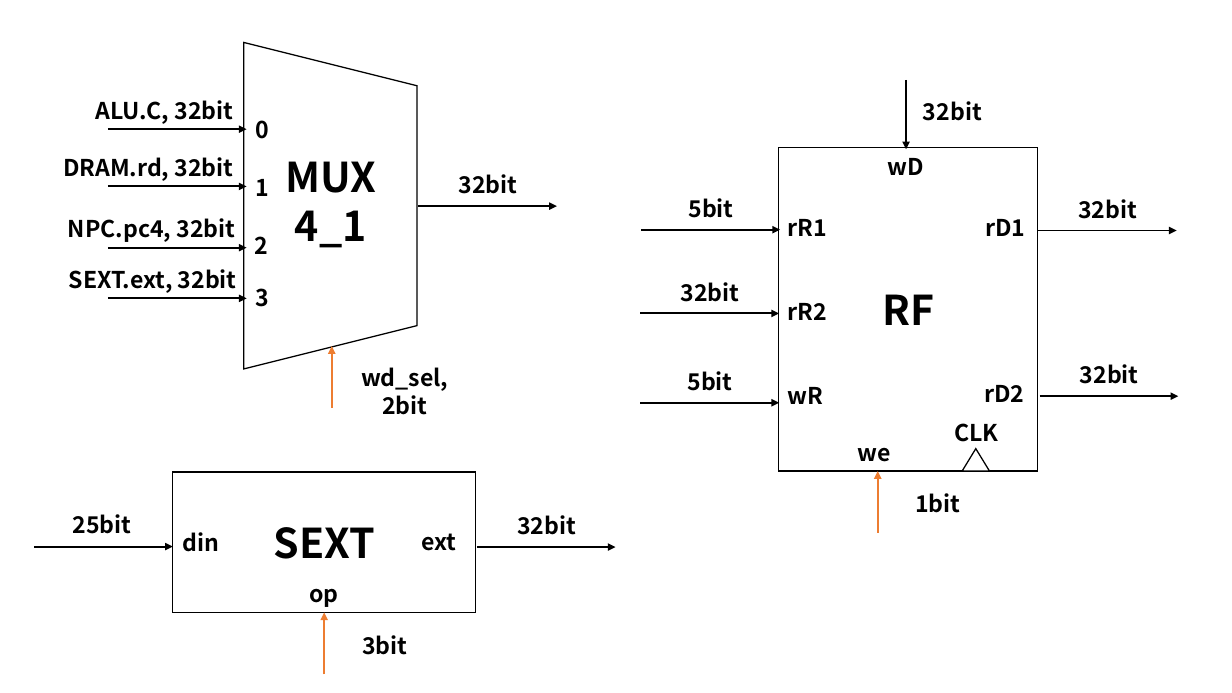
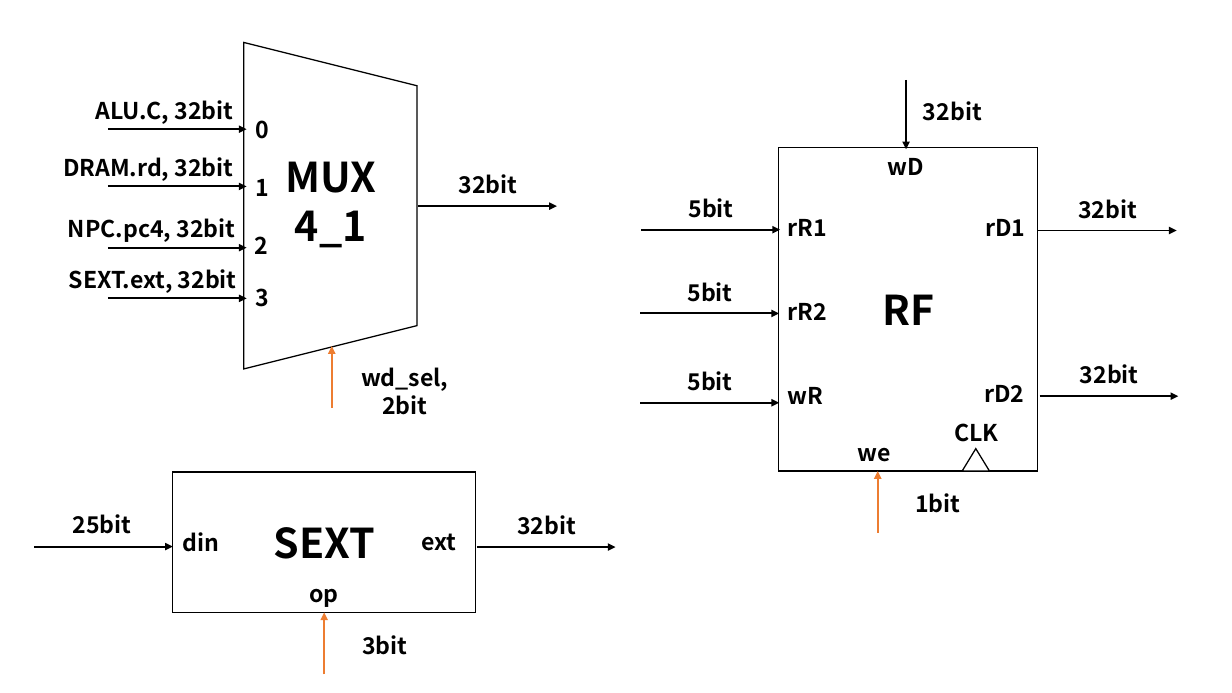
Before and after one commit to xuanhao44/HITSZ-miniRVCPU, a slide deck: slide 2 of _srcs/单周期cpu图.pptx (slide 9 before the commit). Drawn at 1232x693 pixels with LibreOffice and Linux fonts; fonts in the diff are those of the drawing. Boxes give left, top, right and bottom in pixels: in the first picture for what was removed or moved away, otherwise in the second. Text is boxed around its words. In the diff, an @@ line names an element or a change of style, - is before the commit and + after.

```diff
--- a/_srcs/单周期cpu图.pptx
+++ b/_srcs/单周期cpu图.pptx
@@ text at (687,282,732,302): text changed @@
-32bit
+5bit
```
Also in this commit, not shown: 1 other slide changed, 5 slides removed, 27 other files.
